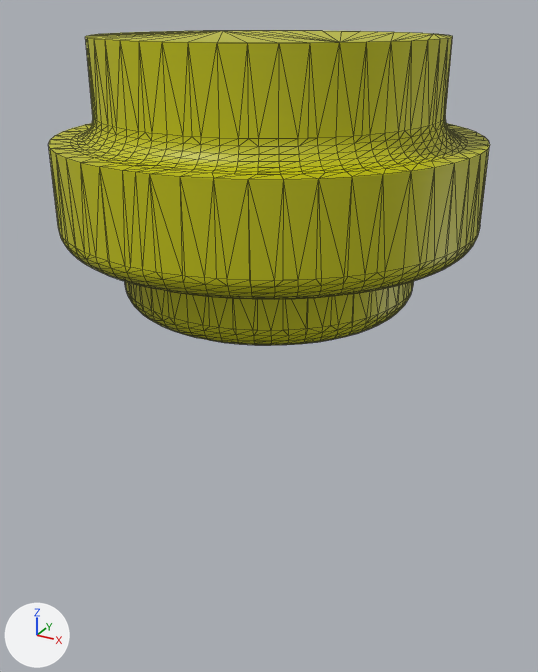
One commit to the COLLADA model compliance/scenes/Schunk/L7.dae: the scene before it, then after it.
Before and after are seen from a 50 mm camera at (0.0649, -0.118, 0.0383) aimed at (0.0007, -0.0014, -0.0201). Every picture has the same lights, and +X, +Y and +Z are marked at lower left. Mesh edges are drawn as thin lines. Where no turn or scale is listed for an object, it has been applied to the vertices.

The scene before the commit, as lines of its bpy script (objects in view):
```python
me_actorshape0_0_mesh = bpy.data.meshes.new('ActorShape0_0-Mesh')
me_actorshape0_0_mesh.from_pydata(...)  # 1668 vertices, 3332 faces; spans x -0.0375..0.0375, y -0.0375..0.0375, z -0.012..0.0342
me_actorshape0_0_mesh.materials.append(mat_swmaterial_1)  # yellow #c0c000
ob_actor0 = bpy.data.objects.new('Actor0', me_actorshape0_0_mesh)
ob_actor0.location = (0.0, 0.0, 0.0)
```
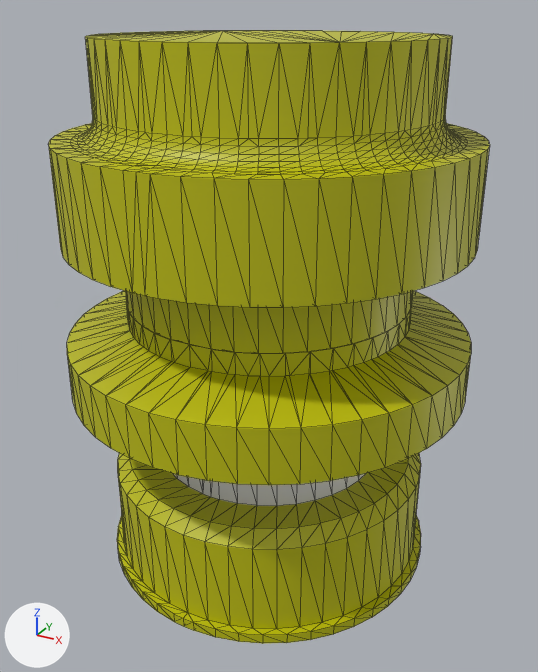
Pixel boxes (x1, y1, x2, y2) of what changed, in the pictures (538 x 672 px):
'Actor0', reshaped: before (48, 30, 490, 345); after (48, 30, 490, 354)
'ft', added (yellow): after (67, 291, 471, 644)
    faces in mat_swmaterial_1 (yellow #c0c000): (67, 291, 471, 644)
part 1 of me_actorshape0_0_mesh, cut back: before (48, 144, 490, 345); after (48, 144, 490, 354)

The change, as a diff of the scene's bpy script:
```diff
--- a/compliance/scenes/Schunk/L7.dae.py
+++ b/compliance/scenes/Schunk/L7.dae.py
@@ me_actorshape0_0_mesh @@
 # used by ob_actor0; location = (0.0, 0.0, 0.0)
-me_actorshape0_0_mesh.from_pydata(...)  # 1668 vertices, 3332 faces; spans x -0.0375..0.0375, y -0.0375..0.0375, z -0.012..0.0342
+me_actorshape0_0_mesh.from_pydata(...)  # 742 vertices, 1480 faces; spans x -0.0375..0.0375, y -0.0375..0.0375, z -0.012..0.0342
+# me_actorshape0_0_mesh part 1: 12 vertices moved from x -0.0259..0.027, y -0.0269..0.0304, z -0.008..0.0 to x -0.0266..0.027, y -0.027..0.0264, z -0.012; 1009 vertices removed from x -0.0375..0.0375, y -0.0375..0.0375, z -0.012..0.004; 83 vertices added at x -0.0375..0.0375, y -0.0375..0.0375, z -0.012..0.0
 me_actorshape0_0_mesh.materials.append(mat_swmaterial_1)
@@ me_ft_mesh @@
+me_ft_mesh.from_pydata(...)  # 616 vertices, 1228 faces; spans x -0.0384..0.0384, y -0.0385..0.0385, z -0.0512..0.004
+# faces by material slot: [1148, 80]
+me_ft_mesh.materials.append(mat_swmaterial_1)  # yellow #c0c000
@@ ob_ft @@
+ob_ft = bpy.data.objects.new('ft', me_ft_mesh)
+ob_ft.location = (0.0, 0.0, -0.016)
```
